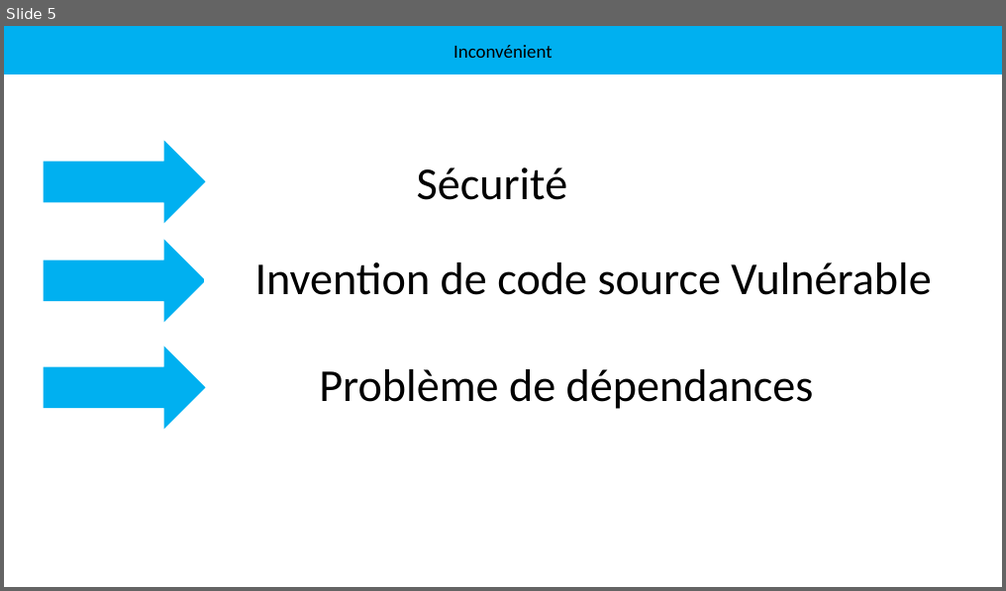
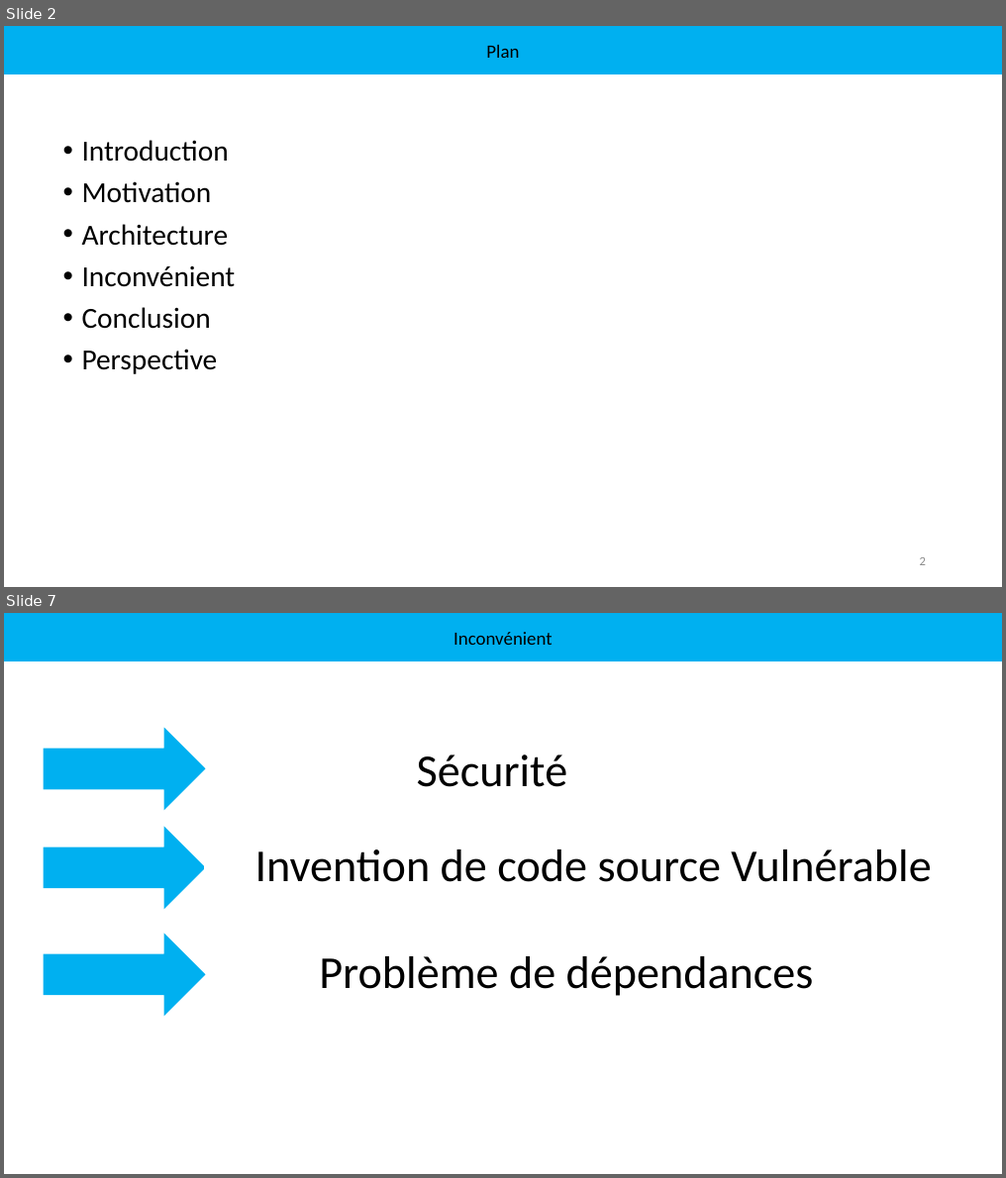
Before and after one commit to bayendemba/Docker, a slide deck: Docker.pptx. Shown one above the other, each under a label of ours: slide 5 before the commit, slides 2 and 7 after it; the slides between them are not shown. The pictures are 1006x591 and 1006x1178 pixels, drawn with LibreOffice and Linux fonts; fonts in the diff are those of the drawing. Boxes give left, top, right and bottom in pixels: in the first picture for what was removed or moved away, otherwise in the second. Text is boxed around its words. In the diff, an @@ line names an element or a change of style, - is before the commit and + after.

```diff
--- a/Docker.pptx
+++ b/Docker.pptx
@@ slide 2 added at [4, 26, 1002, 587], background #FFFFFF @@
@@ rectangle added at [4, 26, 1002, 75], fill #00B0F0, outline #00B0F0 1 pt, 18 pt, text #000000 @@
+Plan
@@ text added at [82, 140, 236, 374], 28 pt, text #000000 @@
+• Introduction
+• Motivation
+• Architecture
+• Inconvénient
+• Conclusion
+• Perspective
@@ page number added at [920, 558, 926, 566], 12 pt, text #8C8C8C @@
+2
@@ what was slide 5 is now slide 7 @@
```
Also in this commit, not shown: 3 slides changed, 3 other slides added, 2 slides removed.
